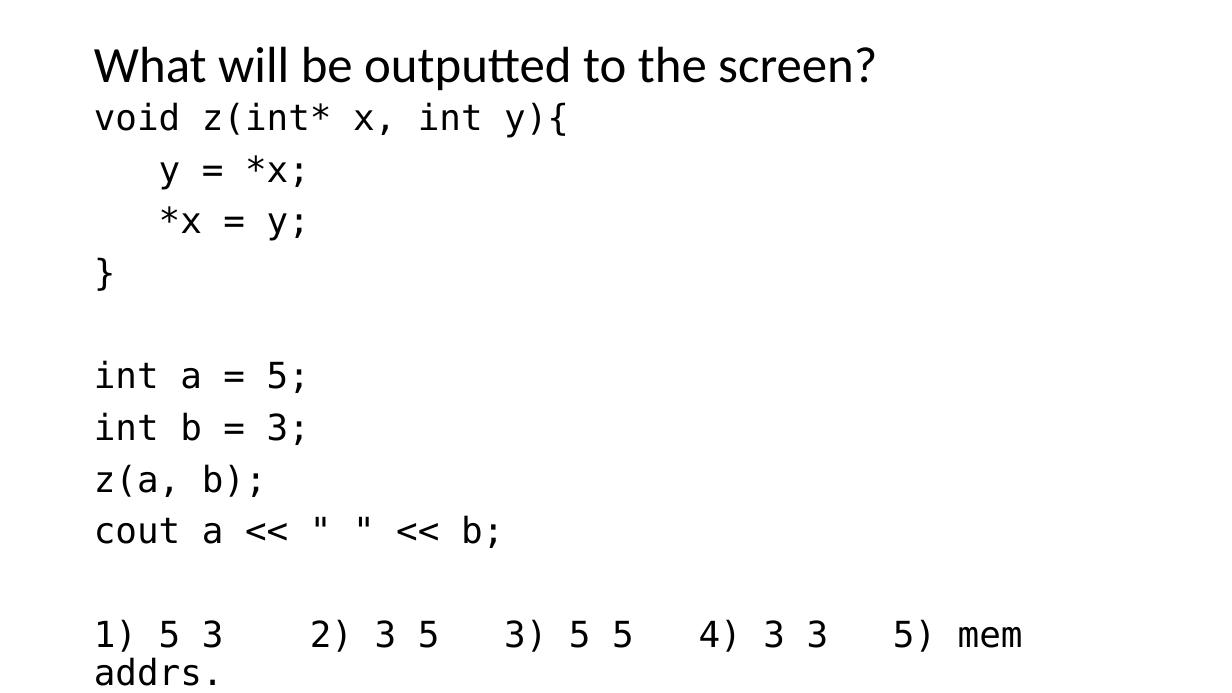
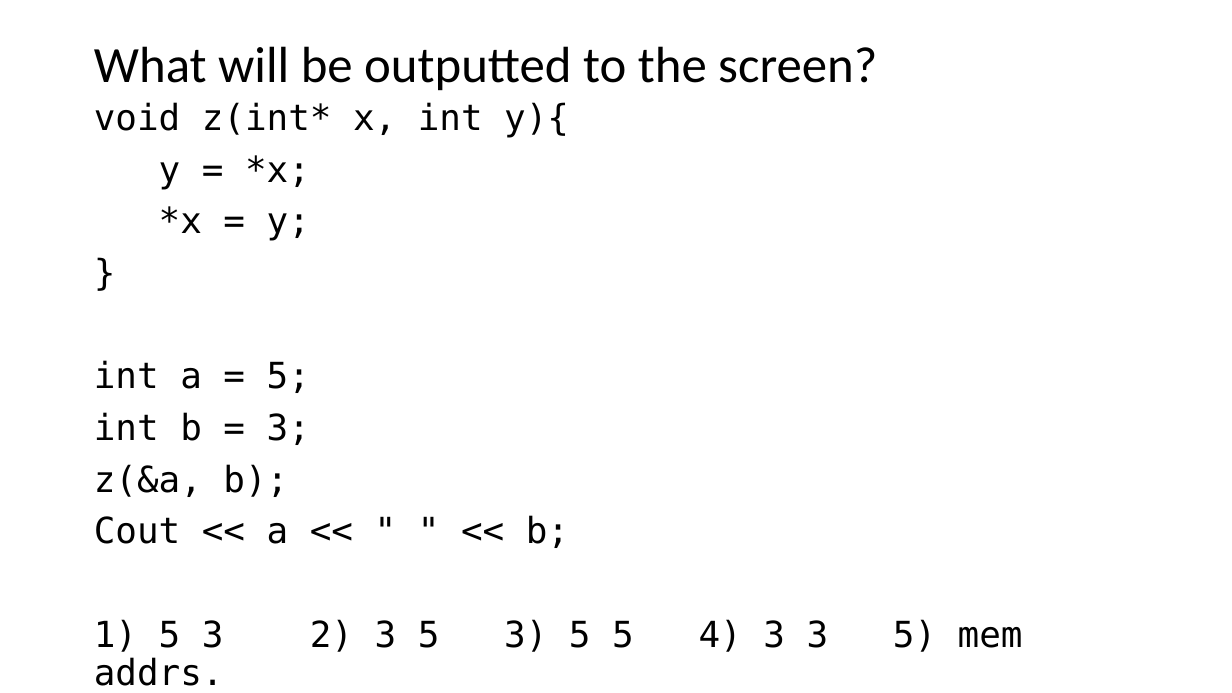
Before and after one commit to acarteas/Teaching-CSFoundations1, a slide deck: slide 5 of lectures/2018-11-08 C++ - More Pointers/pointer questions.pptx. Drawn at 1232x693 pixels with LibreOffice and Linux fonts; fonts in the diff are those of the drawing. Boxes give left, top, right and bottom in pixels: in the first picture for what was removed or moved away, otherwise in the second. Text is boxed around its words. In the diff, an @@ line names an element or a change of style, - is before the commit and + after.

Commit message:
added today's final lecture code.

```diff
--- a/lectures/2018-11-08 C++ - More Pointers/pointer questions.pptx
+++ b/lectures/2018-11-08 C++ - More Pointers/pointer questions.pptx
@@ text at bbox=[94, 464, 569, 548]: text changed @@
-z(a, b);
-cout a << " " << b;
+z(&a, b);
+Cout << a << " " << b;
```
Also in this commit, not shown: 3 other files.
